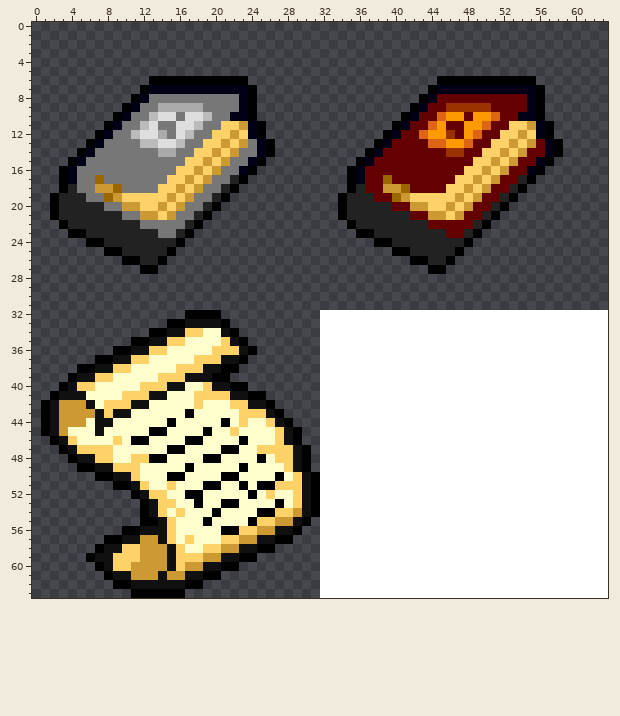
One commit to this pixel-art sprite: worlds/haxima-1.002/books.png. This is how it looked before the edit.
The file is 64x64 pixels.
Once edited:
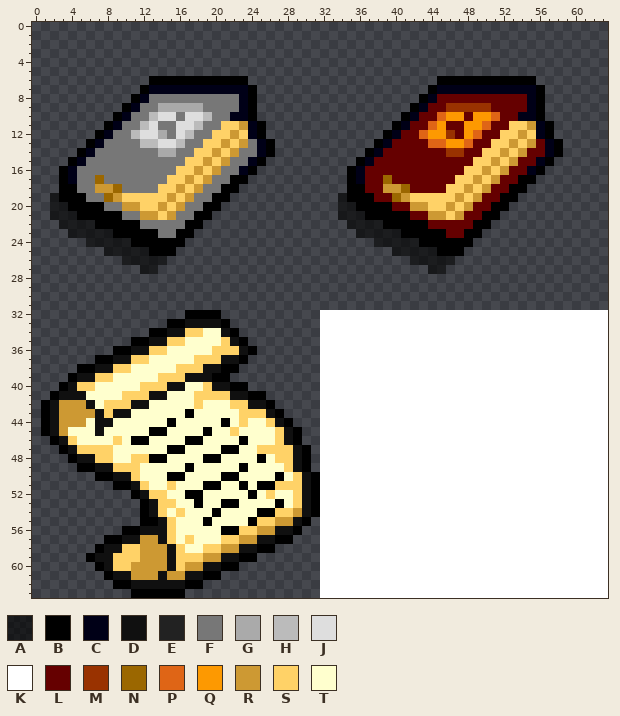
Palette (. is transparent): A #00000099  B #000000  C #000017  D #101010  E #222222  F #777777  G #aaaaaa  H #bbbbbb  J #dedede  K #ffffff  L #650000  M #993200  N #9b6700  P #df6516  Q #fd9901  R #cd9933  S #ffd267  T #ffffce
Log entry: transparent shadows
Changes in this commit:
The edit turns colour B into colour A in rows 19 to 21 at x 2 and 34; in row 22 at x 3 and 35; in row 23 at x 4 to 5 and 36 to 37; in row 24 at x 6 to 7 and 38 to 39; in row 25 at x 8 to 9 and 40 to 41; in row 26 at x 10 to 11, 14, 42 to 43 and 46.
The edit turns colour B into colour A in row 27 at x 12 to 13 and 44 to 45.
The edit turns colour E into colour A in row 20 at x 3 and 35; in row 21 at x 3 to 4 and 35 to 36; in row 22 at x 4 to 6 and 36 to 38; in row 23 at x 6 to 8 and 38 to 40; in row 24 at x 8 to 10 and 40 to 42; in row 25 at x 10 to 12 and 42 to 44.
The edit turns colour E into colour A in row 26 at x 12 to 13 and 44 to 45.
The edit turns colour E into colour B in row 17 at x 22 and 54; in row 18 at x 4, 21, 36 and 53; in row 19 at x 3 to 5, 20, 35 to 37 and 52; in row 20 at x 4 to 7, 19, 36 to 39 and 51; in row 21 at x 5 to 9, 18, 37 to 41 and 50; in row 22 at x 7 to 11, 17, 39 to 43 and 49.
The edit turns colour E into colour B in row 23 at x 9 to 13, 16, 41 to 45 and 48; in row 24 at x 11 to 15 and 43 to 47; in row 25 at x 13 to 14 and 45 to 46.
Boxes around the changes in both pictures, in picture pixels (x1, y1, x2, y2):
changed: (50, 175, 239, 274)
changed: (338, 175, 527, 274)
